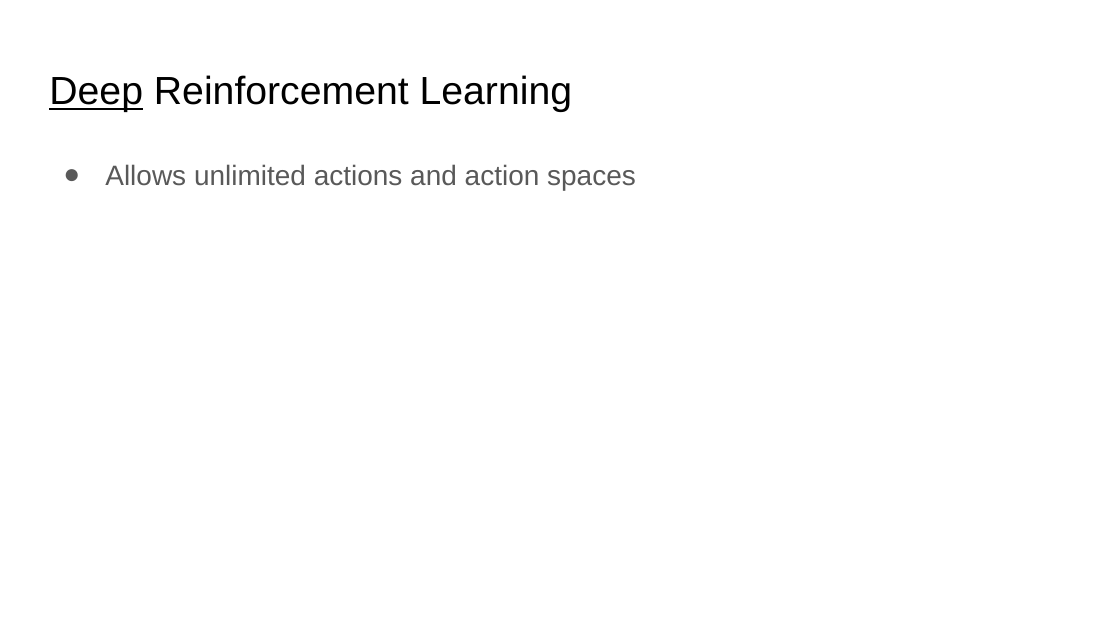
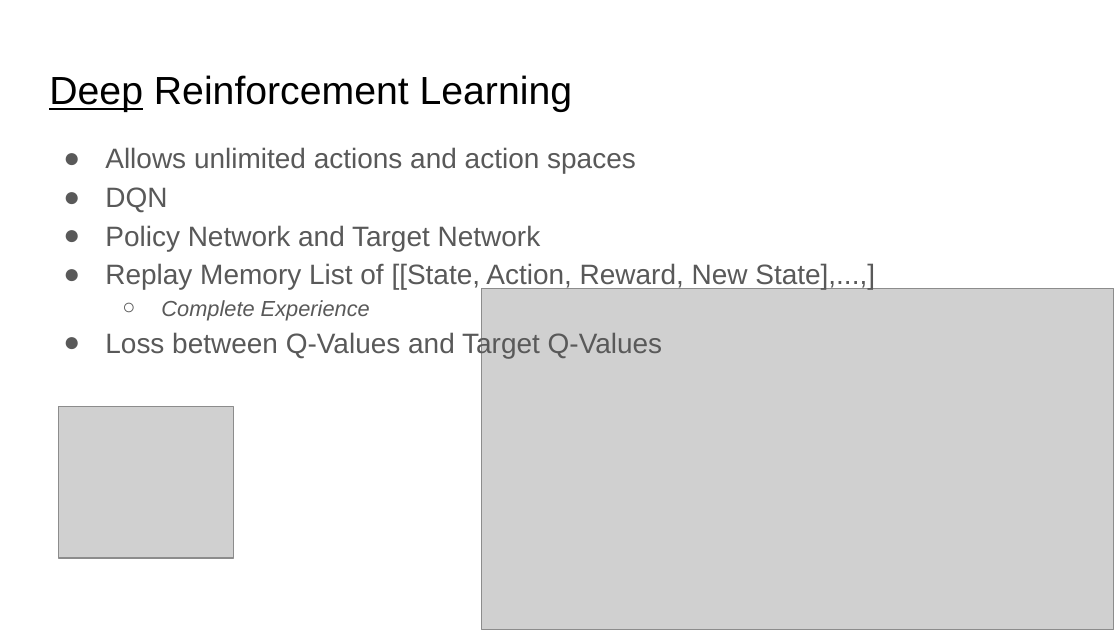
Before and after one commit to JWHPortfolio/RLTalk, a slide deck: slide 9 of Reinforcement Learning2.pptx. Drawn at 1120x630 pixels with LibreOffice and Linux fonts; fonts in the diff are those of the drawing; grey boxes stand for pictures. Boxes give left, top, right and bottom in pixels: in the first picture for what was removed or moved away, otherwise in the second. Text is boxed around its words. In the diff, an @@ line names an element or a change of style, - is before the commit and + after.

```diff
--- a/Reinforcement Learning2.pptx
+++ b/Reinforcement Learning2.pptx
@@ text "Allows unlimited actions and action ...": place and size @@
-text "Allows unlimited actions and action ..." at (105, 164, 636, 190)
+text "Allows unlimited actions and action ..." at (105, 147, 875, 358)
@@ text at (105, 187, 875, 358): paragraphs added @@
+● DQN
+● Policy Network and Target Network
+● Replay Memory List of [[State, Action, Reward, New State],...,]
+  ○ Complete Experience
+● Loss between Q-Values and Target Q-Values
@@ picture added at (482, 288, 1113, 629) @@
@@ picture added at (59, 407, 234, 559) @@
```
Also in this commit, not shown: 1 other slide changed, 2 slides added, 1 slide removed, 9 other files.
